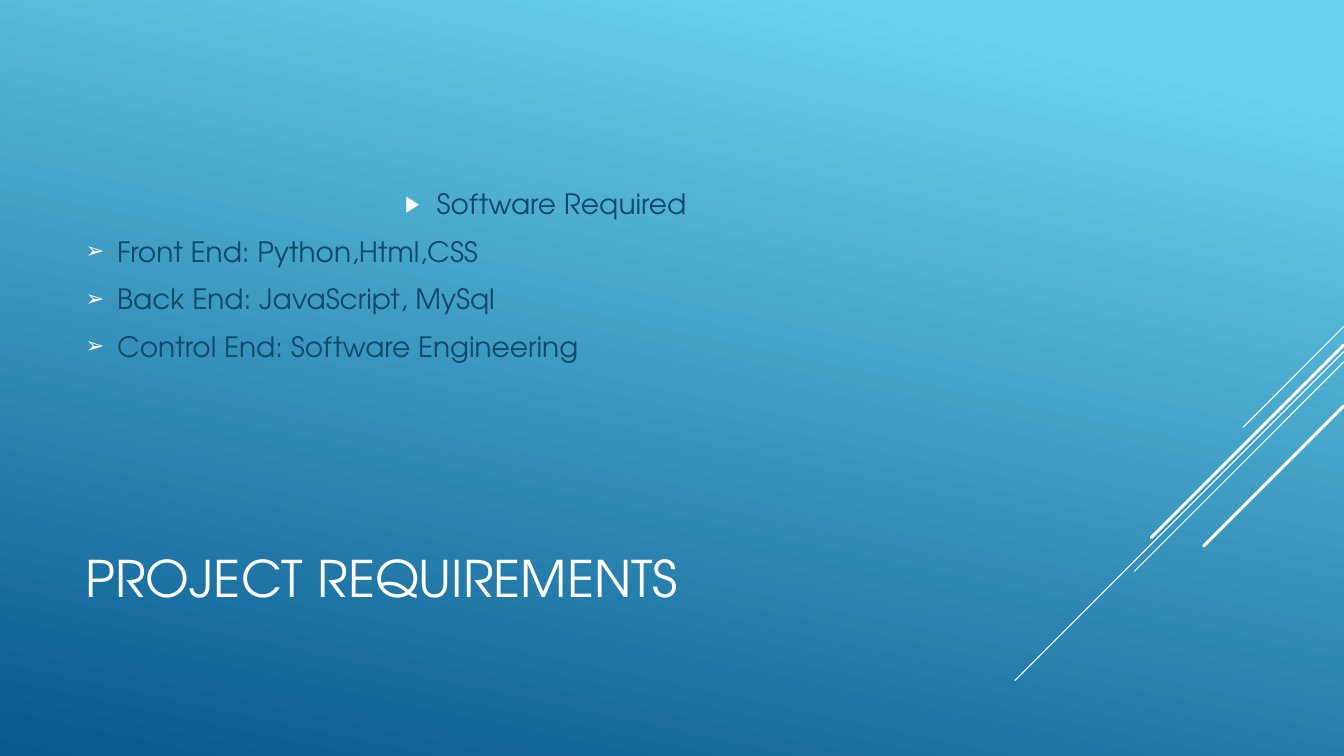
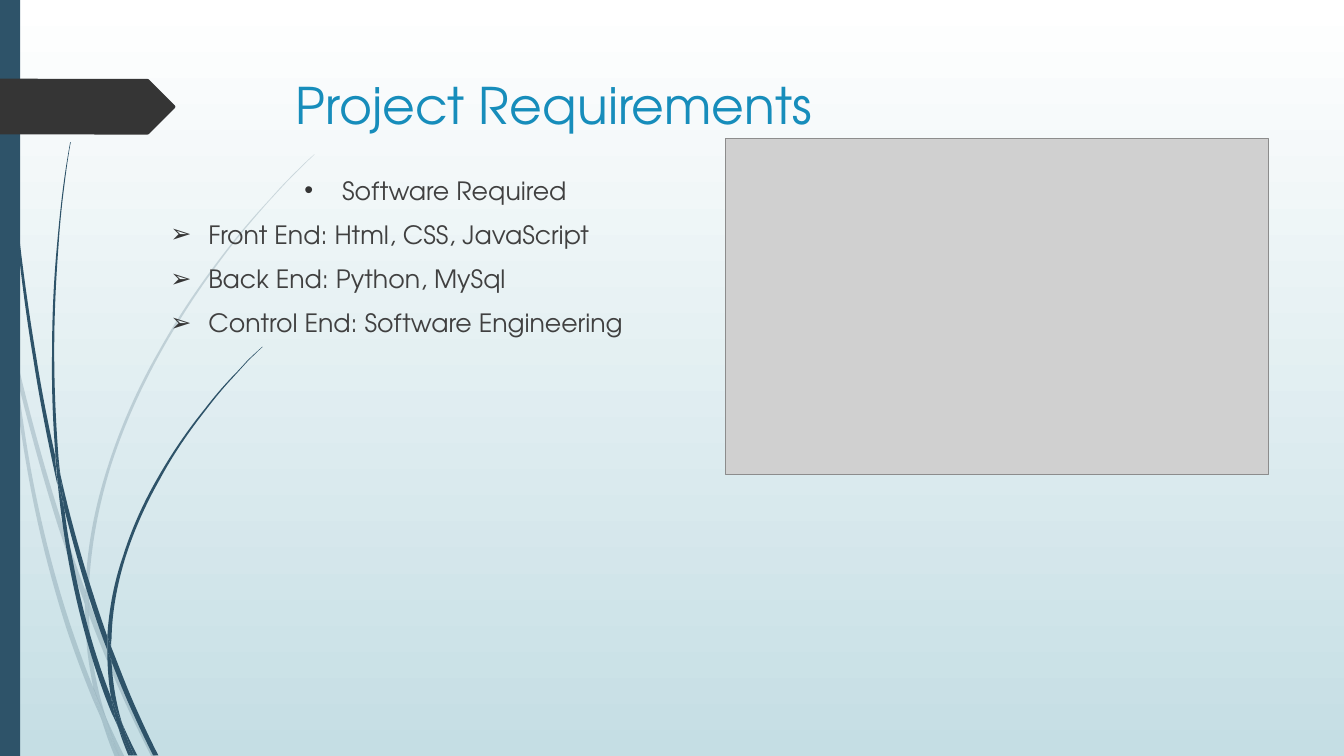
Before and after one commit to CHIHNITA-REDDY-B/SE-project, a slide deck: slide 11 of SE_ project.pptx (slide 9 before the commit). Drawn at 1344x756 pixels with LibreOffice and Linux fonts; fonts in the diff are those of the drawing; grey boxes stand for pictures. Boxes give left, top, right and bottom in pixels: in the first picture for what was removed or moved away, otherwise in the second. Text is boxed around its words. In the diff, an @@ line names an element or a change of style, - is before the commit and + after.

Commit message:
SE Project
Image To Text Convertor

```diff
--- a/SE_ project.pptx
+++ b/SE_ project.pptx
@@ background gradient #6ED2EB to #06588E to gradient #FFFFFF to #C5DEE5 @@
@@ rectangle added at [0,0,20,756], fill #2E5369 @@
@@ freeform shape added at [0,79,175,134], fill #353535 @@
@@ title "Project Requirements" at [296,86,812,148]: vertical alignment middle to top @@
@@ title at [296,86,812,148]: text changed; text colour #FFFFFF to #178DBB @@
-PROJECT REQUIREMENTS
+Project Requirements
@@ picture added at [726,138,1269,474] @@
@@ text "Software Required": place and size @@
-text "Software Required" at [117,193,686,363]
+text "Software Required" at [208,181,623,338]
@@ text "Software Required" at [208,181,623,338]: vertical alignment middle to top @@
@@ text at [208,181,623,338]: size 20 to 18 pt, text colour #0F496F to #404040 in "Software Required", "Control End: Software Engineering"; bullet ▶ to •; bullet colour #FFFFFF to #353535; indent changed @@
@@ text at [208,225,588,293]: text changed; size 20 to 18 pt; text colour #0F496F to #404040 @@
-➢ Front End: Python,Html,CSS
-➢ Back End: JavaScript, MySql
+➢ Front End: Html, CSS, JavaScript
+➢ Back End: Python, MySql
@@ group removed at [1015,327,1344,681]: 5 lines @@
@@ group added at [0,154,315,756]: 10 freeform shapes @@
@@ group added at [3,0,262,756]: 12 freeform shapes @@
```
Also in this commit, not shown: 13 other slides changed, 5 slides added.
